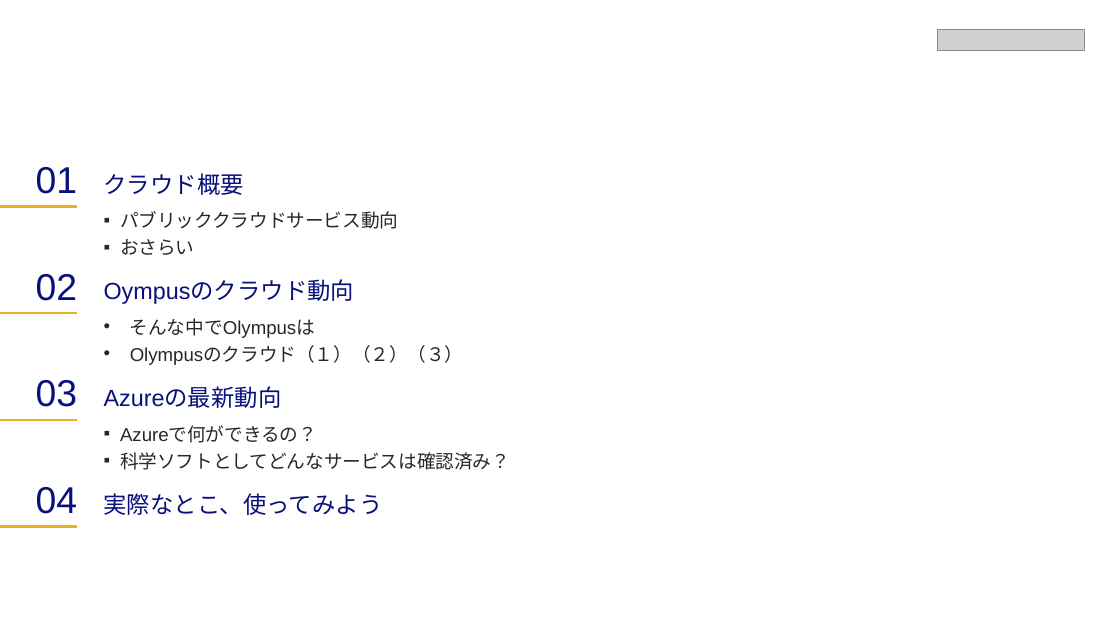
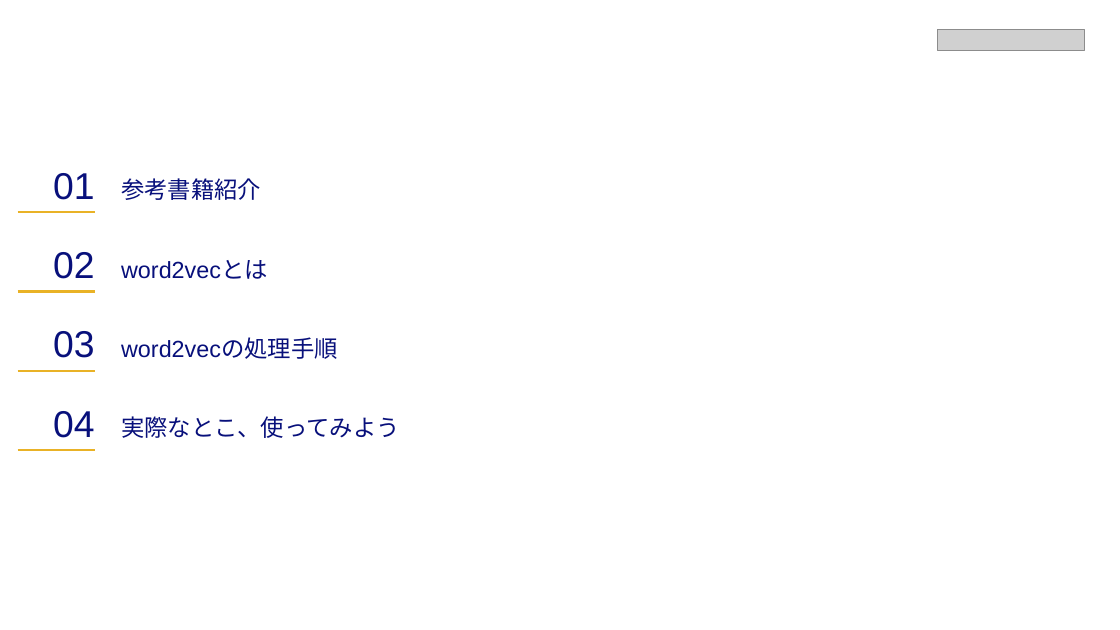
Before and after one commit to sunday-robot/DeepLerningKot, a slide deck: slide 3 of word2vecの紹介.pptx. Drawn at 1120x630 pixels with LibreOffice and Linux fonts; fonts in the diff are those of the drawing; grey boxes stand for pictures; background and template pictures are left out. Boxes give left, top, right and bottom in pixels: in the first picture for what was removed or moved away, otherwise in the second. Text is boxed around its words. In the diff, an @@ line names an element or a change of style, - is before the commit and + after.

```diff
--- a/word2vecの紹介.pptx
+++ b/word2vecの紹介.pptx
@@ table at <box>18,150,1100,503</box> @@
-row 1, column 2: クラウド概要
+row 1, column 2: 参考書籍紹介
-row 2, column 2: パブリッククラウドサービス動向 / おさらい
+row 2, column 2: 
-row 3, column 2: Oympusのクラウド動向
+row 3, column 2: word2vecとは
-row 4, column 2: そんな中でOlympusは / Olympusのクラウド（１）（２）（３）
+row 4, column 2: 
-row 5, column 2: Azureの最新動向
+row 5, column 2: word2vecの処理手順
-row 6, column 2: Azureで何ができるの？ / 科学ソフトとしてどんなサービスは確認済み？
+row 6, column 2: 
@@ table: place and size @@
-table at <box>0,144,1082,553</box>
+table at <box>18,150,1100,503</box>
```
Also in this commit, not shown: 5 other slides changed, 6 slides added, 1 other file.
